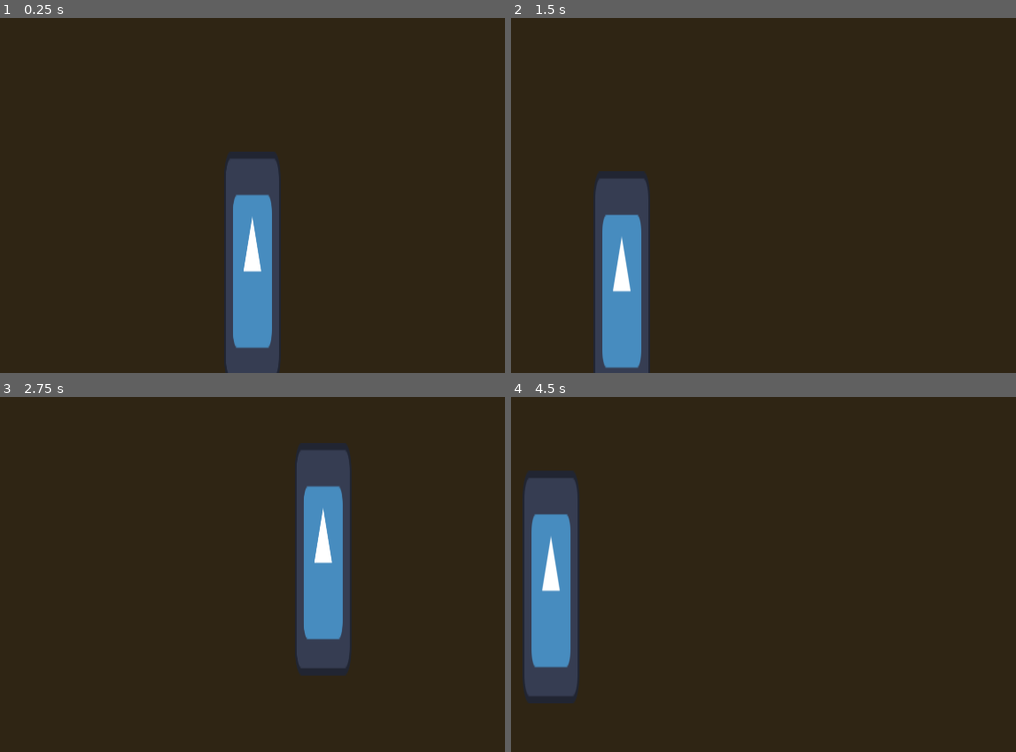
Above: before the commit, frames 1-4 (two rows, left to right).
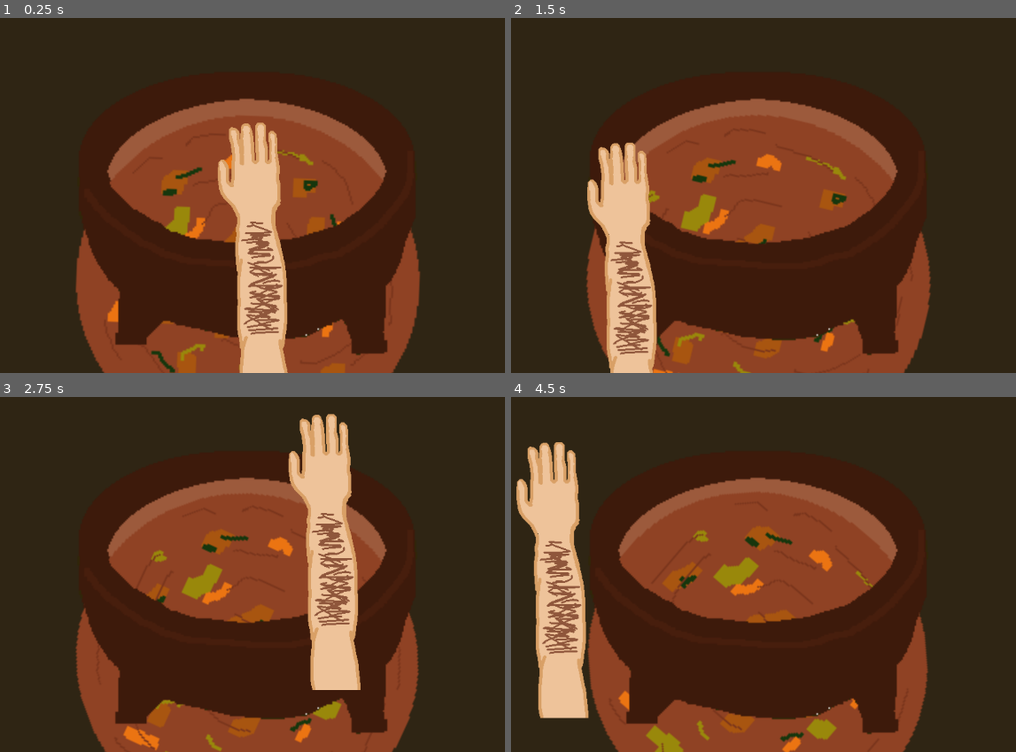
Above: after the commit, the same moments.

Repository: Alfradu/LetThyCook
Game: Godot game, scene res://Scenes/main.tscn
Two runs of this game, one before a commit and one after it. Both use one fixed random seed, a clock stepped at 60 frames per second and the inputs below. The engine's default icon, where the game draws it, is replaced by a stand-in: a white triangle on a blue panel in a dark square.
Inputs (mouse positions are in pixels of both pictures, inside the frame that each line leads up to):
- Up to frame 1 (0.25 s): no input
- Up to frame 2 (1.5 s): move the mouse to (920, 152) at 0.52 s; move the mouse to (622, 195) at 1.27 s
- Up to frame 3 (2.75 s): move the mouse to (323, 464) at 2.02 s
- Up to frame 4 (4.5 s): move the mouse to (728, 631) at 2.77 s; move the mouse to (975, 613) at 3.52 s; move the mouse to (551, 492) at 4.27 s

The runs differ from the first frame. In frame 1, 30% of the frame differs, in the area x 14-84%, y 22-100%; in frame 2, 31%; in frame 3, 31%; in frame 4, 35%, in the area x 1-83%, y 12-100%.

Commit message:
added handded

Diff:
--- /dev/null
+++ b/Scenes/cauldron.tscn
@@ -0,0 +1,76 @@
+[gd_scene load_steps=8 format=3 uid="uid://dso8a14l42uq6"]
+
+[ext_resource type="Texture2D" uid="uid://dw7slyh67nwrk" path="res://Assets/Soup/pixil-layer-0.png" id="1_drmva"]
+[ext_resource type="Texture2D" uid="uid://csc8klbut3kvc" path="res://Assets/Soup/pixil-layer-2.png" id="2_ae612"]
+[ext_resource type="Texture2D" uid="uid://d2obvgln851sq" path="res://Assets/Soup/pixil-layer-5.png" id="3_7ndse"]
+
+[sub_resource type="Animation" id="Animation_p5nk5"]
+resource_name = "speen"
+length = 40.0
+loop_mode = 1
+tracks/0/type = "value"
+tracks/0/imported = false
+tracks/0/enabled = true
+tracks/0/path = NodePath(".:rotation")
+tracks/0/interp = 1
+tracks/0/loop_wrap = true
+tracks/0/keys = {
+"times": PackedFloat32Array(0, 40),
+"transitions": PackedFloat32Array(1, 1),
+"update": 0,
+"values": [0.0, 6.28319]
+}
+
+[sub_resource type="Animation" id="Animation_mosuy"]
+length = 0.001
+tracks/0/type = "value"
+tracks/0/imported = false
+tracks/0/enabled = true
+tracks/0/path = NodePath(".:rotation")
+tracks/0/interp = 1
+tracks/0/loop_wrap = true
+tracks/0/keys = {
+"times": PackedFloat32Array(0),
+"transitions": PackedFloat32Array(1),
+"update": 0,
+"values": [0.0]
+}
+
+[sub_resource type="AnimationLibrary" id="AnimationLibrary_rnyab"]
+_data = {
+"RESET": SubResource("Animation_mosuy"),
+"speen": SubResource("Animation_p5nk5")
+}
+
+[sub_resource type="CircleShape2D" id="CircleShape2D_6tvo5"]
+
+[node name="Cauldron" type="StaticBody2D"]
+position = Vector2(938, 532)
+
+[node name="cauldron back" type="Sprite2D" parent="."]
+position = Vector2(-9, 81)
+scale = Vector2(4.02958, 4.02958)
+texture = ExtResource("1_drmva")
+metadata/_edit_lock_ = true
+
+[node name="soup" type="Sprite2D" parent="."]
+position = Vector2(6, 296)
+scale = Vector2(4.7, 4.7)
+texture = ExtResource("2_ae612")
+
+[node name="AnimationPlayer" type="AnimationPlayer" parent="soup"]
+autoplay = "speen"
+libraries = {
+"": SubResource("AnimationLibrary_rnyab")
+}
+
+[node name="cauldron front" type="Sprite2D" parent="."]
+position = Vector2(-7, 340)
+scale = Vector2(4.03, 4.03)
+texture = ExtResource("3_7ndse")
+
+[node name="CollisionShape2D" type="CollisionShape2D" parent="."]
+visible = false
+scale = Vector2(39.336, 20.811)
+shape = SubResource("CircleShape2D_6tvo5")
+metadata/_edit_lock_ = true
--- a/Scenes/hand.tscn
+++ b/Scenes/hand.tscn
@@ -1,12 +1,12 @@
 [gd_scene load_steps=3 format=3 uid="uid://b46fycpu36fr4"]
 
 [ext_resource type="Script" path="res://Scripts/hand.gd" id="1_qfjvt"]
-[ext_resource type="Texture2D" uid="uid://xqjjow6xcu5x" path="res://Assets/icon.svg" id="2_4b014"]
+[ext_resource type="Texture2D" uid="uid://dhtxs2fxpg4c5" path="res://Assets/hand/hand-open.png" id="2_ctyyd"]
 
 [node name="hand" type="Node2D"]
 script = ExtResource("1_qfjvt")
 
 [node name="Sprite2D" type="Sprite2D" parent="."]
-position = Vector2(-4, 254)
-scale = Vector2(1.20312, 4.93945)
-texture = ExtResource("2_4b014")
+position = Vector2(-1.00024, 229)
+scale = Vector2(1.7, 1.7)
+texture = ExtResource("2_ctyyd")
--- a/Scenes/main.tscn
+++ b/Scenes/main.tscn
@@ -1,8 +1,7 @@
 [gd_scene load_steps=3 format=3 uid="uid://64q1xapxe1i8"]
 
 [ext_resource type="PackedScene" uid="uid://b46fycpu36fr4" path="res://Scenes/hand.tscn" id="1_ib6nh"]
-
-[sub_resource type="CircleShape2D" id="CircleShape2D_6tvo5"]
+[ext_resource type="PackedScene" uid="uid://dso8a14l42uq6" path="res://Scenes/cauldron.tscn" id="1_w0w7g"]
 
 [node name="Main" type="Node2D"]
 
@@ -11,13 +10,7 @@
 offset_bottom = 1080.0
 color = Color(0.184314, 0.145098, 0.0784314, 1)
 
-[node name="Cauldron" type="StaticBody2D" parent="."]
-position = Vector2(938, 532)
-
-[node name="CollisionShape2D" type="CollisionShape2D" parent="Cauldron"]
-scale = Vector2(35.496, 28.564)
-shape = SubResource("CircleShape2D_6tvo5")
-metadata/_edit_lock_ = true
+[node name="cauldron" parent="." instance=ExtResource("1_w0w7g")]
 
 [node name="hand" parent="." instance=ExtResource("1_ib6nh")]
-position = Vector2(3, 1)
+position = Vector2(38, -132)
Binary file changed: Assets/Soup/pixil-layer-0.png
Not shown, added: Assets/Soup/pixil-layer-0.png.import
Binary file changed: Assets/Soup/pixil-layer-1.png
Not shown, added: Assets/Soup/pixil-layer-1.png.import
Binary file changed: Assets/Soup/pixil-layer-2.png
Not shown, added: Assets/Soup/pixil-layer-2.png.import
Binary file changed: Assets/Soup/pixil-layer-3.png
Not shown, added: Assets/Soup/pixil-layer-3.png.import
Binary file changed: Assets/Soup/pixil-layer-4.png
Not shown, added: Assets/Soup/pixil-layer-4.png.import
Binary file changed: Assets/Soup/pixil-layer-5.png
Not shown, added: Assets/Soup/pixil-layer-5.png.import
(and 6 more such lines)
